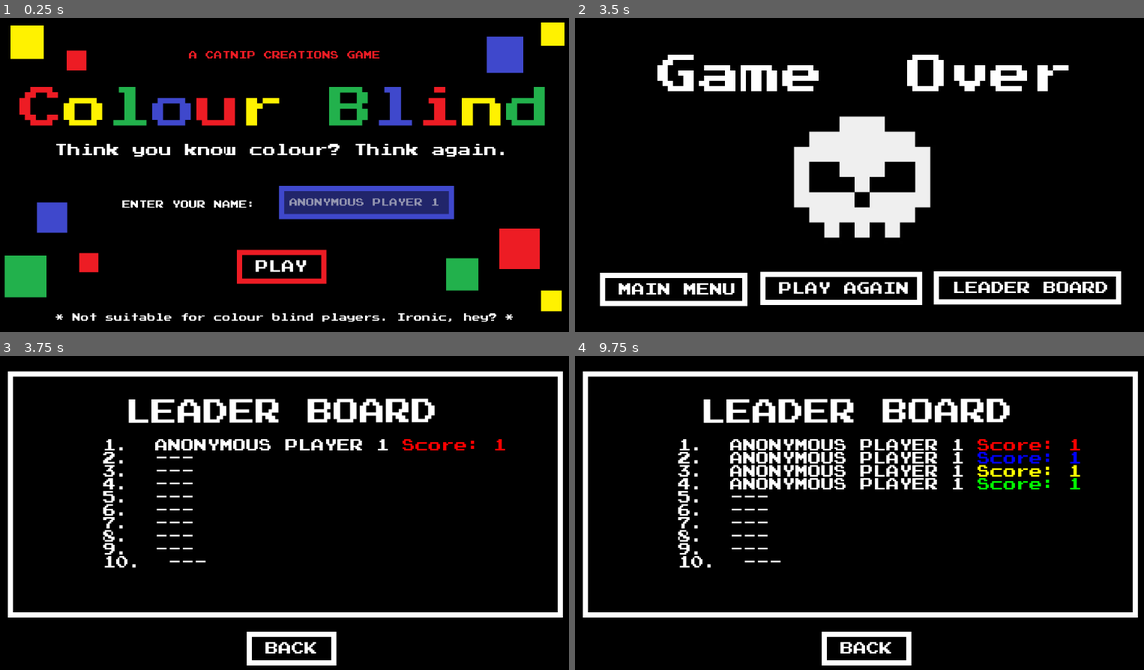
Above: before the commit, frames 1-4 (two rows, left to right).
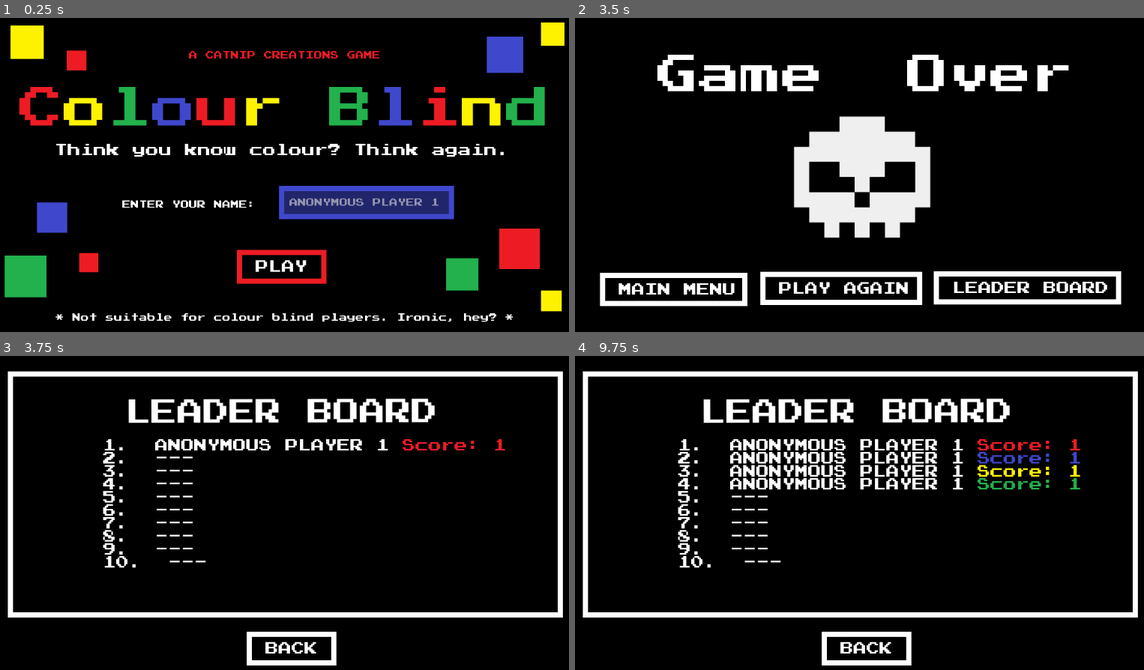
Above: after the commit, the same moments.

Repository: kwrightsk/game-jam-january-2026
Game: Godot game, scene res://Scenes/title_screen.tscn
Two runs of this game, one before a commit and one after it. Both use one fixed random seed, a clock stepped at 60 frames per second and the inputs below.
Inputs (mouse positions are in pixels of both pictures, inside the frame that each line leads up to):
- Up to frame 1 (0.25 s): no input
- Up to frame 2 (3.5 s): click (939, 203) at 0.52 s; type "Alex" at 0.6 s; click "PLAY" at 1.25 s; tap Enter at 2 s; move the mouse to (859, 87) at 2.02 s; press the mouse at (859, 87) at 2.03 s; tap Space at 2.75 s; move the mouse to (654, 178) at 2.77 s; release the mouse at (654, 178) at 2.78 s; click (654, 178) at 2.85 s
- Up to frame 3 (3.75 s): click "LEADER BOARD" at 3.5 s
- Up to frame 4 (9.75 s): click "BACK" at 4.25 s; click "PLAY AGAIN" at 5 s; tap Enter at 5.75, 8.75 s; move the mouse to (819, 550) at 5.77 s; press the mouse at (819, 550) at 5.78 s; release the mouse at (819, 550) at 6.5 s; click "PLAY AGAIN" at 6.5 s; tap Space at 7.25 s; move the mouse to (899, 547) at 7.27 s; click (899, 547) at 7.35 s; click "PLAY AGAIN" at 8 s; move the mouse to (819, 629) at 8.77 s; press the mouse at (819, 629) at 8.78 s; release the mouse at (819, 629) at 9.5 s; click "LEADER BOARD" at 9.5 s

Frames 1-2 are identical in both runs. In frame 3, 0.2% of the frame differs, in the area x 70-89%, y 26-31%; in frame 4, 0.6%, in the area x 70-89%, y 26-43%.

Commit message:
fixing colours

Diff:
--- a/Scenes/leaderboard_screen.tscn
+++ b/Scenes/leaderboard_screen.tscn
@@ -33,7 +33,7 @@
 	var score = data_dict[\"Score\"]
 	var s_txt = str(score)
 
-	var colors = [\"#ff0000\", \"#0000ff\", \"#ffff00\", \"#00ff00\"]
+	var colors = [\"#ED1C25\", \"#3F48CC\", \"#FFF204\", \"#22B14C\"]
 	var color = colors[index % 4]
 
 	var max_name_width = 15
